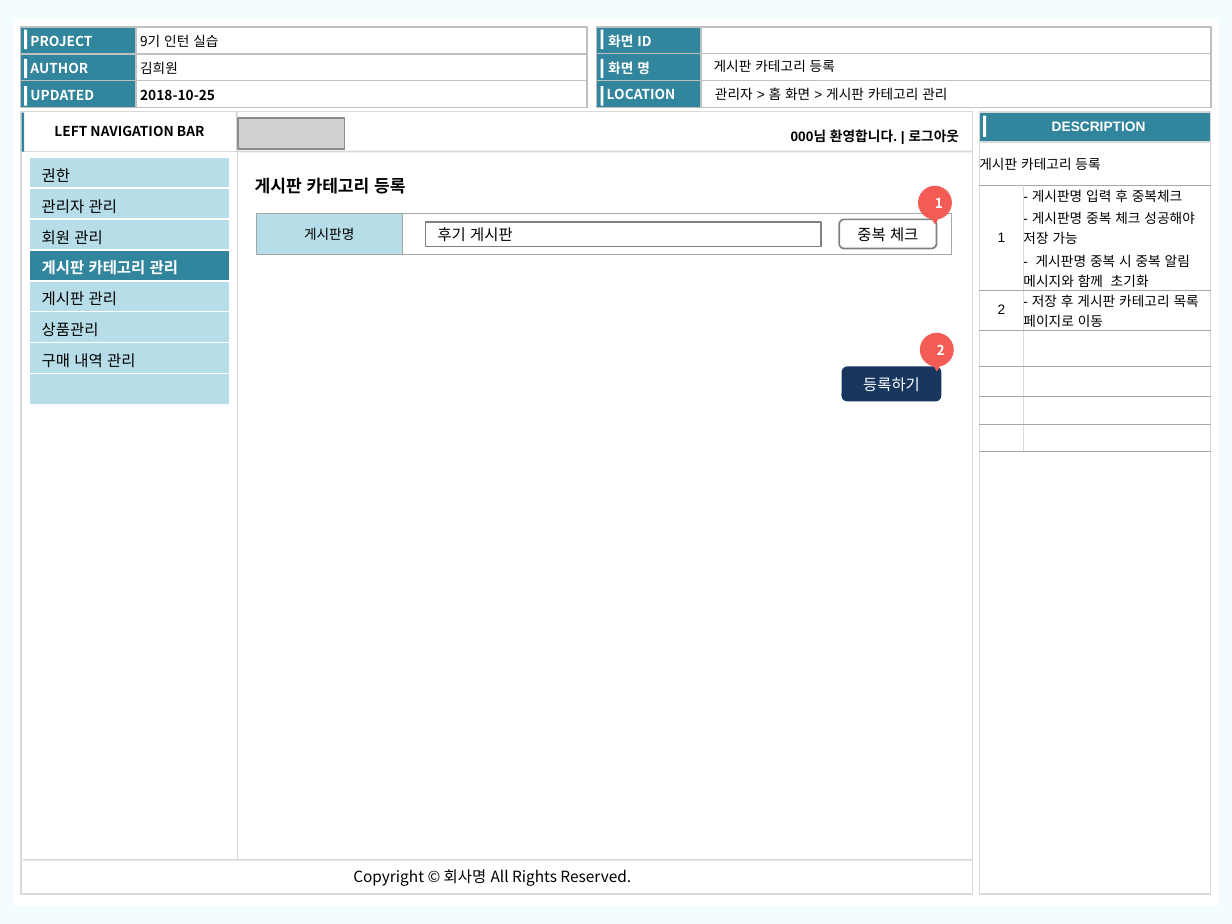
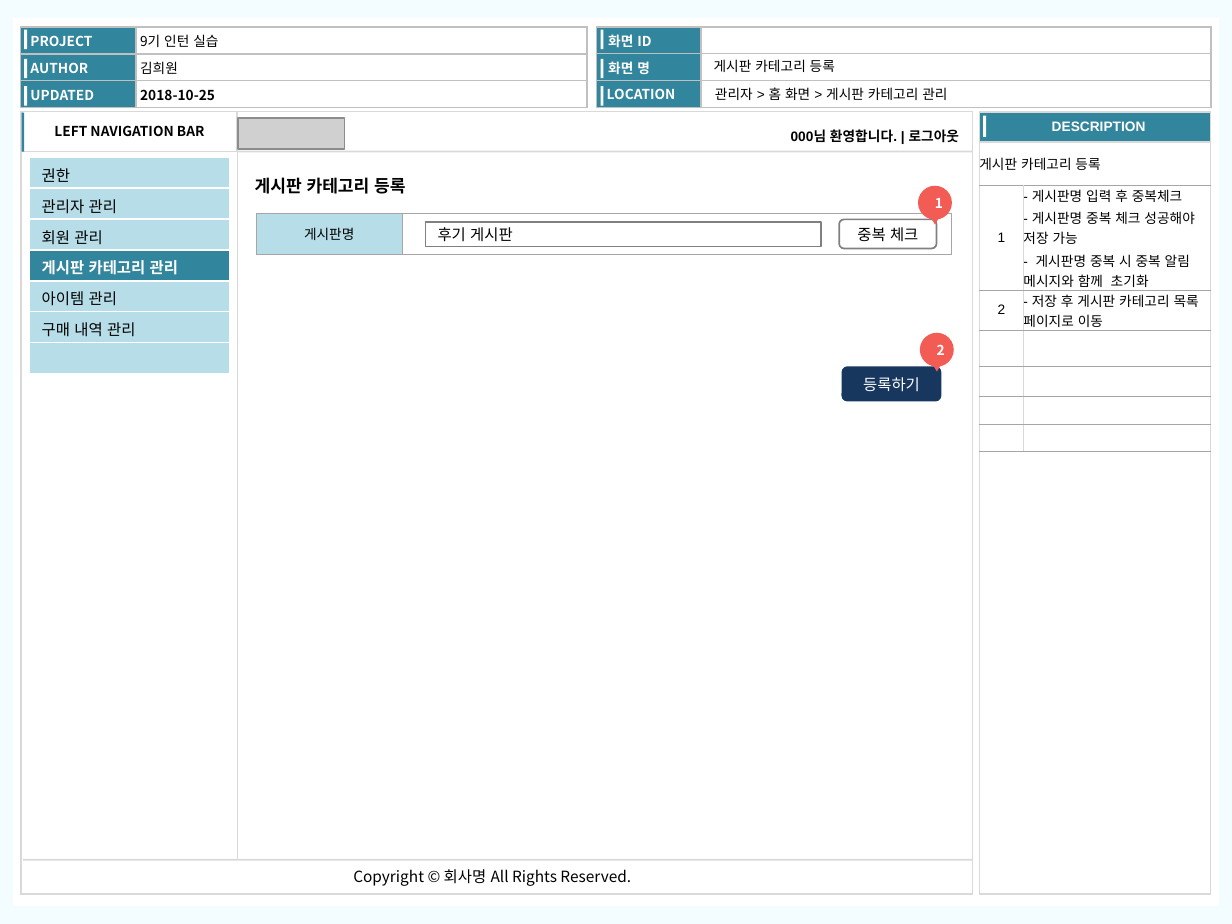
Before and after one commit to kimheewon/project, a slide deck: slide 28 of Document/인턴_김희원_산출물_화면정의서_관리자_v1.2.2.pptx. Drawn at 1232x924 pixels with LibreOffice and Linux fonts; fonts in the diff are those of the drawing; grey boxes stand for pictures. Boxes give left, top, right and bottom in pixels: in the first picture for what was removed or moved away, otherwise in the second. Text is boxed around its words. In the diff, an @@ line names an element or a change of style, - is before the commit and + after.

```diff
--- a/Document/인턴_김희원_산출물_화면정의서_관리자_v1.2.2.pptx
+++ b/Document/인턴_김희원_산출물_화면정의서_관리자_v1.2.2.pptx
@@ table at (30,158,229,373) @@
-row 5: 게시판 관리
-row 6: 상품관리
+row 5: 아이템 관리
```
Also in this commit, not shown: 30 other slides changed, 9 other files.
